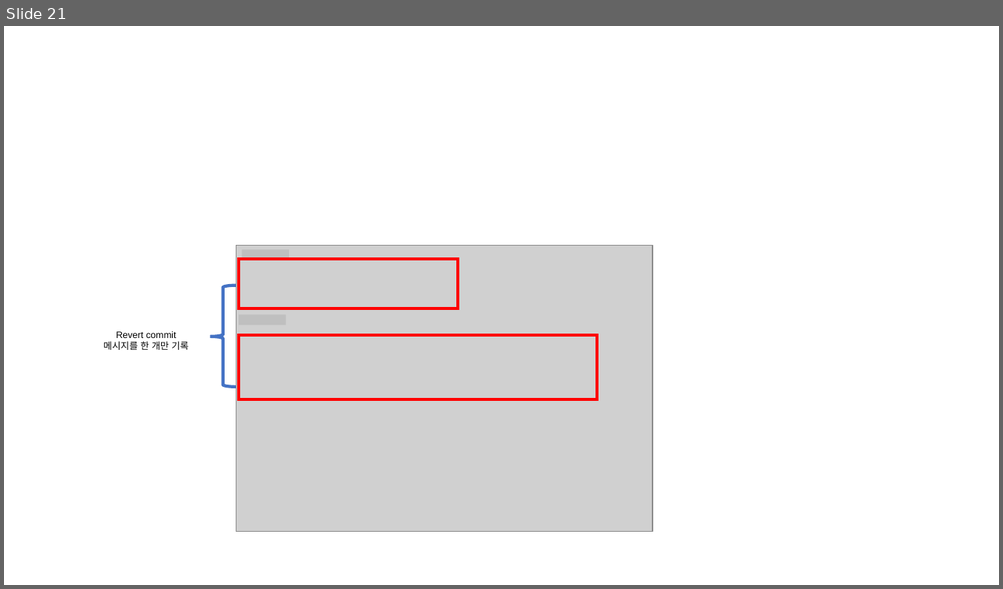
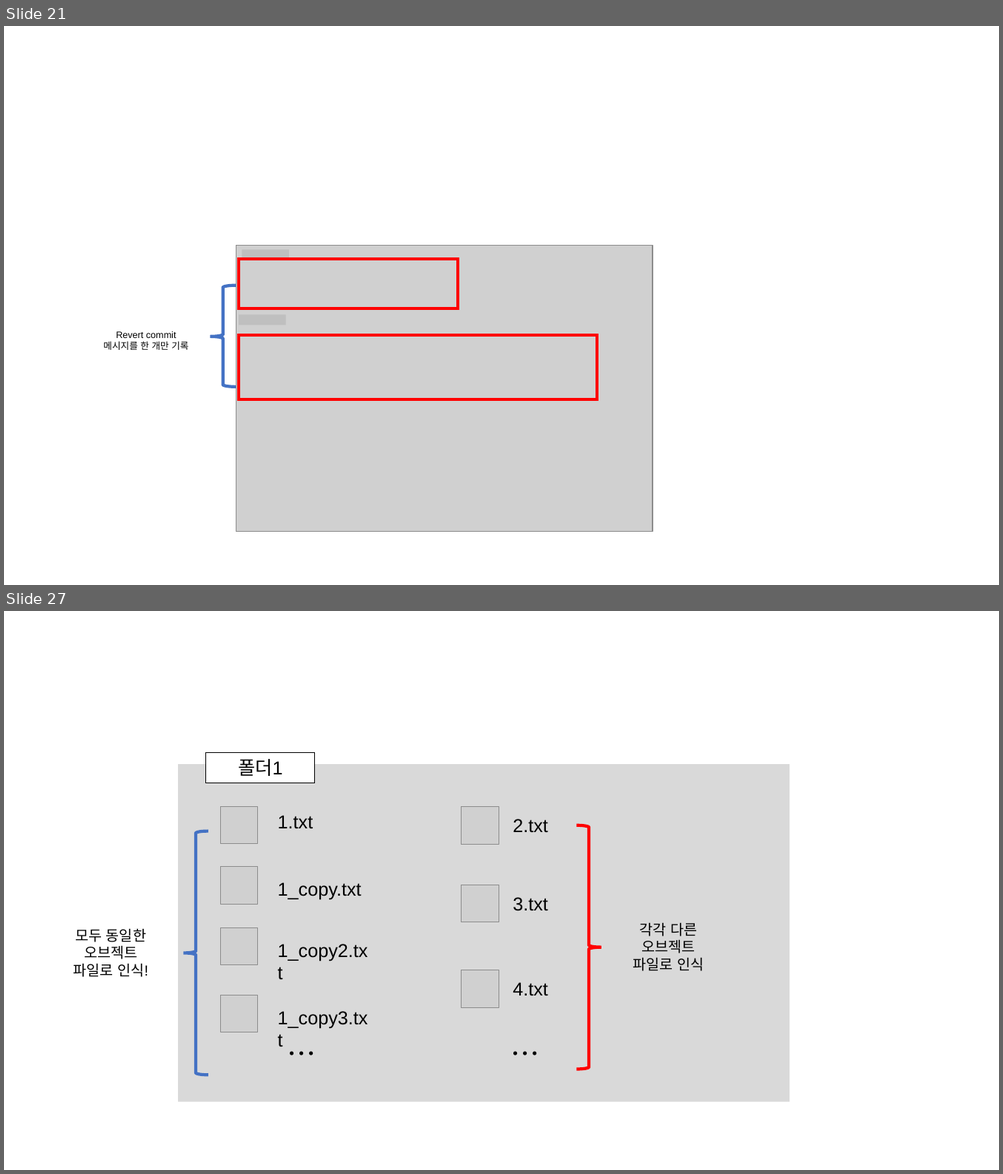
Before and after one commit to Han-Joon-Hyeok/TIL, a slide deck: Git/images/images.pptx. Shown one above the other, each under a label of ours: slide 21 before the commit, slides 21 and 27 after it; the slides between them are not shown. The pictures are 1003x589 and 1003x1174 pixels, drawn with LibreOffice and Linux fonts; fonts in the diff are those of the drawing; grey boxes stand for pictures. Boxes give left, top, right and bottom in pixels: in the first picture for what was removed or moved away, otherwise in the second. Text is boxed around its words. In the diff, an @@ line names an element or a change of style, - is before the commit and + after.

```diff
--- a/Git/images/images.pptx
+++ b/Git/images/images.pptx
@@ slide 27 added at [4, 611, 999, 1170], background #FFFFFF @@
@@ rectangle added at [178, 765, 789, 1102], fill #D9D9D9 @@
@@ rectangle added at [206, 753, 315, 783], fill #FFFFFF, outline #000000 0.75 pt, 18 pt, text #000000 @@
+폴더1
@@ picture added at [220, 806, 258, 844] @@
@@ picture added at [461, 806, 498, 844] @@
@@ left brace added at [183, 831, 208, 1075], outline #4472C4 3 pt @@
@@ text added at [278, 815, 313, 829], 18 pt, text #000000 @@
+1.txt
@@ text added at [512, 819, 548, 832], 18 pt, text #000000 @@
+2.txt
@@ left brace added at [576, 825, 601, 1069], outline #FF0000 3 pt @@
@@ picture added at [220, 867, 258, 904] @@
@@ text added at [278, 883, 361, 900], 18 pt, text #000000 @@
+1_copy.txt
@@ picture added at [461, 885, 498, 922] @@
@@ text added at [512, 897, 548, 911], 18 pt, text #000000 @@
+3.txt
@@ text added at [74, 928, 148, 977], 14 pt, text #000000 @@
+모두 동일한 오브젝트 파일로 인식!
@@ picture added at [220, 928, 258, 965] @@
@@ text added at [633, 923, 703, 971], 14 pt, text #000000 @@
+각각 다른 오브젝트 파일로 인식
@@ text added at [278, 944, 368, 961], 18 pt, text #000000 @@
+1_copy2.txt
@@ picture added at [461, 971, 498, 1008] @@
@@ text added at [512, 982, 548, 996], 18 pt, text #000000 @@
+4.txt
@@ picture added at [220, 995, 258, 1033] @@
@@ text added at [278, 1011, 368, 1028], 18 pt, text #000000 @@
+1_copy3.txt
@@ text added at [276, 1033, 329, 1075], 28 pt, text #000000 @@
+…
@@ text added at [498, 1033, 552, 1075], 28 pt, text #000000 @@
+…
```
Also in this commit, not shown: 9 other slides added, 14 other files.
